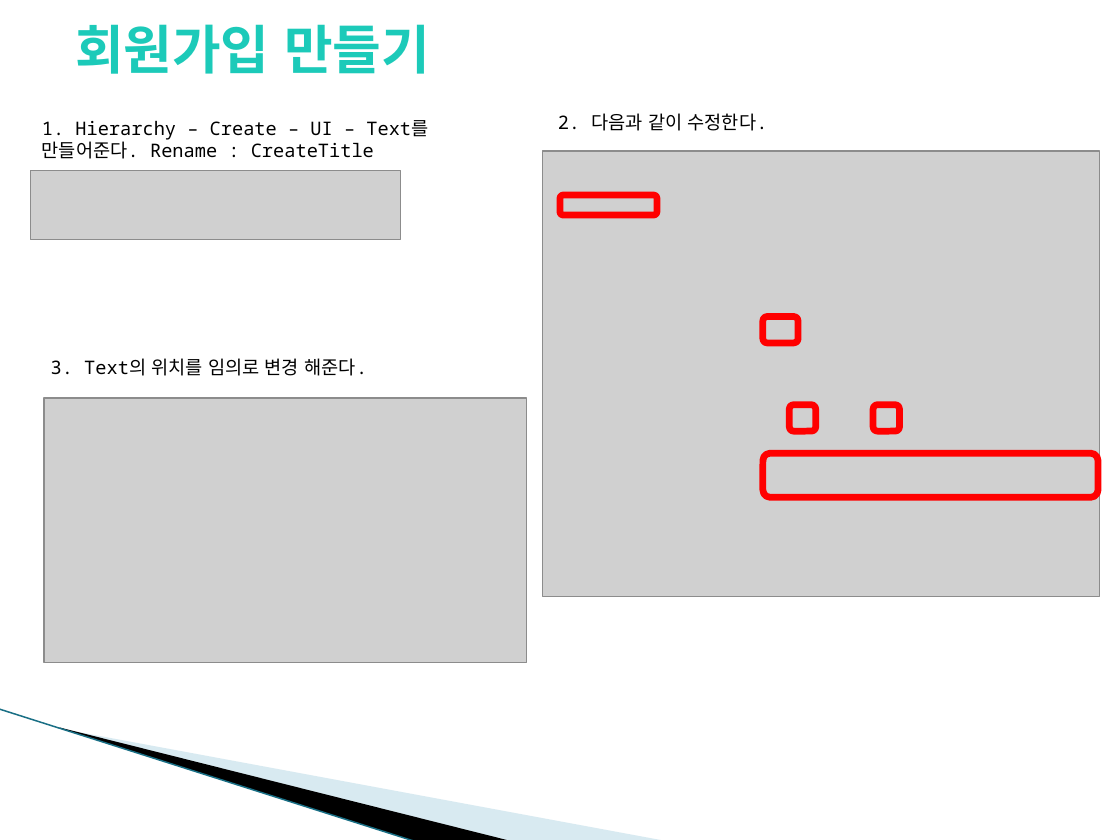
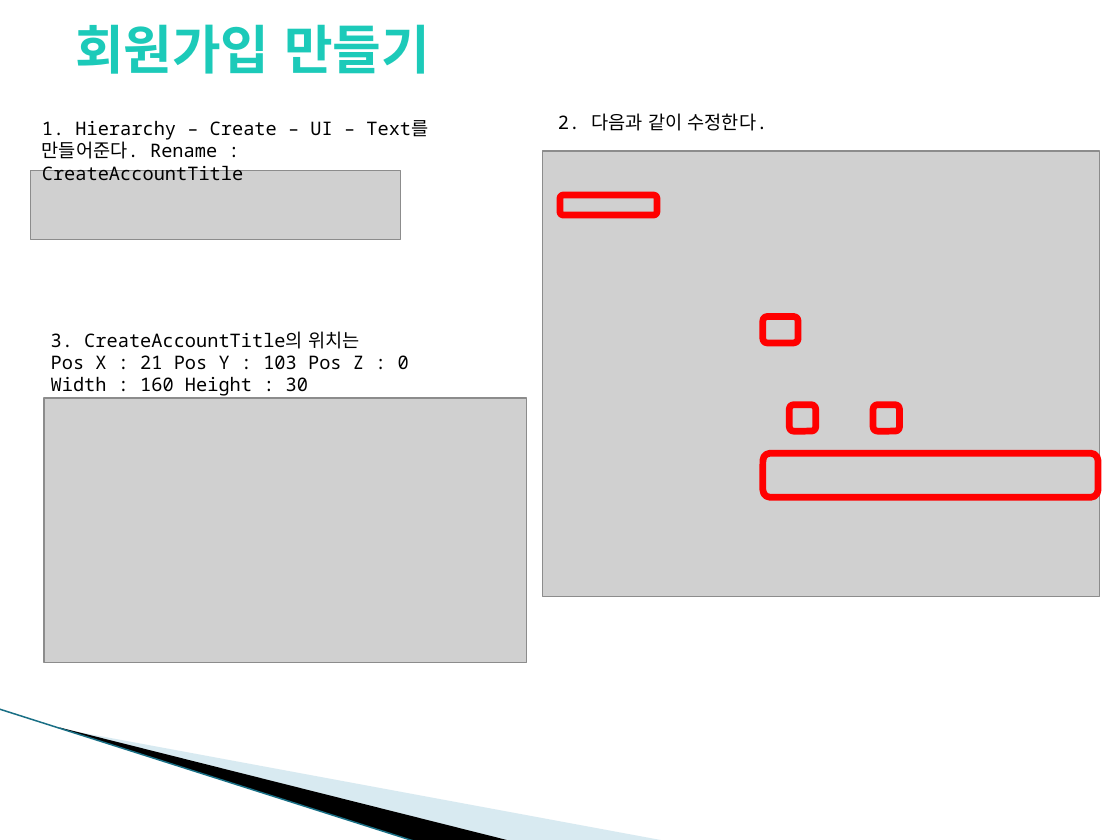
Before and after one commit to YounSJ/Unity_SQLite, a slide deck: slide 34 of Unity_SQLite.pptx (slide 29 before the commit). Drawn at 1120x840 pixels with LibreOffice and Linux fonts; fonts in the diff are those of the drawing; grey boxes stand for pictures; background and template pictures are left out. Boxes give left, top, right and bottom in pixels: in the first picture for what was removed or moved away, otherwise in the second. Text is boxed around its words. In the diff, an @@ line names an element or a change of style, - is before the commit and + after.

```diff
--- a/Unity_SQLite.pptx
+++ b/Unity_SQLite.pptx
@@ text at (42,120,428,180): text changed @@
-1. Hierarchy – Create – UI – Text를 만들어준다. Rename : CreateTitle
+1. Hierarchy – Create – UI – Text를 만들어준다. Rename : CreateAccountTitle
@@ text at (51,331,409,396): text changed @@
-3. Text의 위치를 임의로 변경 해준다.
+3. CreateAccountTitle의 위치는
+Pos X : 21 Pos Y : 103 Pos Z : 0
+Width : 160 Height : 30
```
Also in this commit, not shown: 9 other slides changed, 10 slides added, 1 other file.
